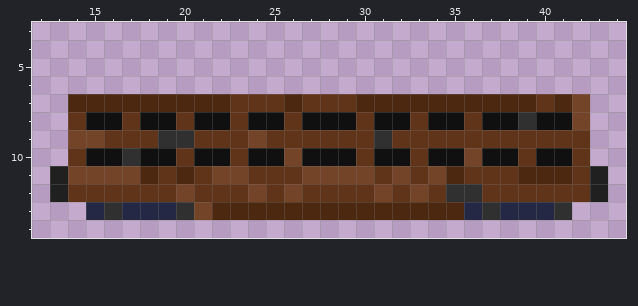
Sprite sheet: docs/download_page/_static/FLAT_CAR_BROWN.png. The picture above is the old version.
The file is 70x15 pixels. Shown: x 12..44, y 3..14. The old version is drawn lined up with the new one.
New version:
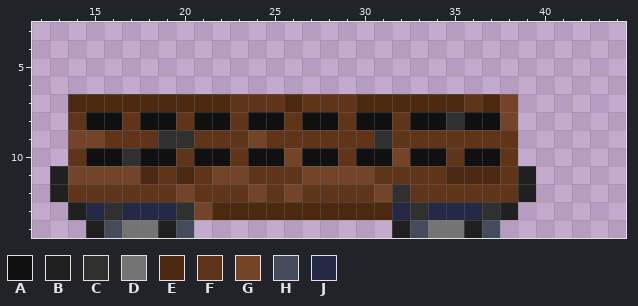
Palette (. is transparent): A #101010  B #202020  C #303030  D #747474  E #4c2810  F #603418  G #744428  H #444c5c  J #242844
Log entry: Change: Flat car's graphics and length
Diff:
whole drawing moved by +0,-1 (the old picture is shown already moved)
@@ x 12..44 @@
  6 .................................
- 7 ..EEEEEEEEEFFFEFFFEEEEEEEEEEFEG..
- 8 ..FAAFAAFAAFAAFAAAFAAFAAFAACAAG..
- 9 ..GGFFFCCFFFGFFFFFFCFFFFFFFFFFF..
-10 ..FAACAAFAAFAAGAAAFAAFAAGAAFAAF..
-11 .BGGGGEFEFGGFFFGGGGFGFGEFFFEEEFB.
-12 .BFFFFFFGFFFGFGFFFFGFGFCCFFFFFFB.
-13 ...JCJJJCGEEEEEEEEEEEEEEJCJJJC...
-14 .................................
+ 7 ..EEEEEEEEEFFFEFFFEEEEEEFEG......
+ 8 ..FAAFAAFAAFAAFAAFAAFAACAAG......
+ 9 ..GGFFFCCFFFGFFFFFFCFFFFFFF......
+10 ..FAACAAFAAFAAGAAFAAGAAFAAF......
+11 .BGGGGEFEFGGFFFGGGGFFFFEEEFB.....
+12 .BFFFFFFGFFFGFGFFFFGCFFFFFFB.....
+13 ..BJCJJJCGEEEEEEEEEEJCJJJCB......
+14 ...BHDDBH...........BHDDBH.......
